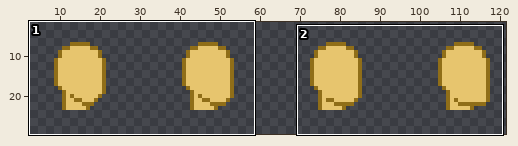
A sprite sheet gets an edit: core/assets/player/spritesheets/head/jaws.png. Above: a wide view before the commit, with the close-up outlined.
Close-up. Before the edit:
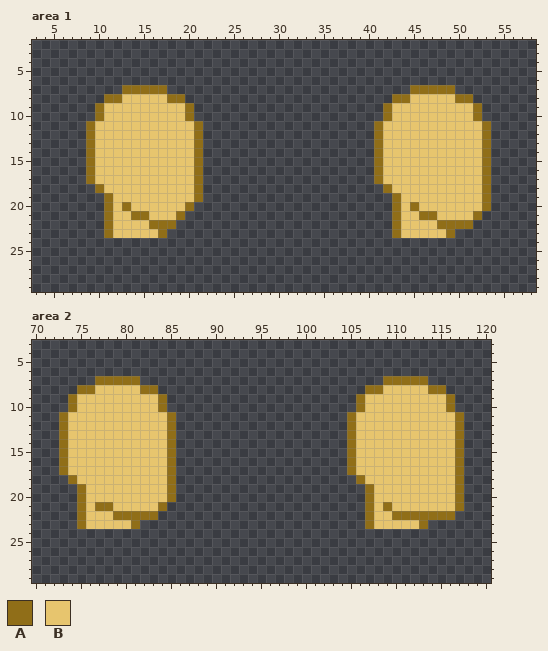
The file is 128x32 pixels. Shown: area 1: x 3..58, y 2..29; area 2: x 70..120, y 3..29. The wide view leaves out empty margins.
Palette (. is transparent): A #906e18  B #e7c56e
Once edited:
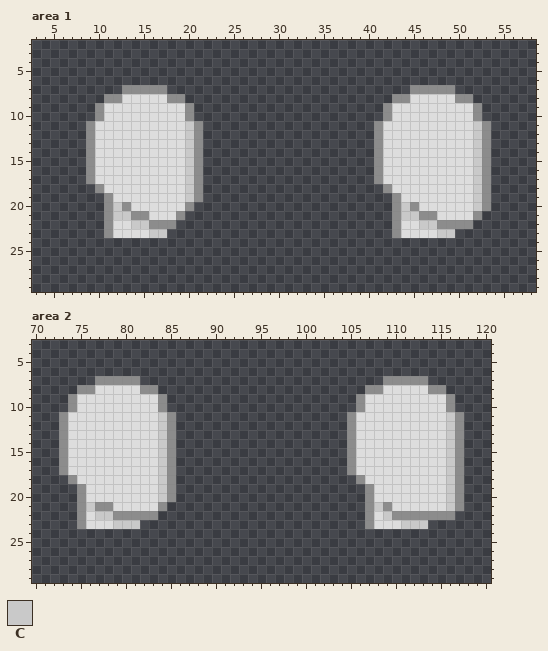
Colours new in this view: C #c9c9c9
What changed:
@@ palette @@
-A #906e18
+A #8c8c8c
-B #e7c56e
+B #dddddd
--- area 1
@@ x 3..58 @@
 10 .......ABBBBBBBBBA.....................ABBBBBBBBBA......
-11 ......ABBBBBBBBBBBA...................ABBBBBBBBBBBA.....
-12 ......ABBBBBBBBBBBA...................ABBBBBBBBBBBA.....
-13 ......ABBBBBBBBBBBA...................ABBBBBBBBBBBA.....
-14 ......ABBBBBBBBBBBA...................ABBBBBBBBBBBA.....
-15 ......ABBBBBBBBBBBA...................ABBBBBBBBBBBA.....
-16 ......ABBBBBBBBBBBA...................ABBBBBBBBBBBA.....
-17 ......ABBBBBBBBBBBA...................ABBBBBBBBBBBA.....
-18 .......ABBBBBBBBBBA....................ABBBBBBBBBBA.....
-19 ........ABBBBBBBBBA.....................ABBBBBBBBBA.....
-20 ........ABABBBBBBA......................ABABBBBBBBA.....
-21 ........ABBAABBBA.......................ABBAABBBBA......
-22 ........ABBBBAAA........................ABBBBAAAA.......
-23 ........ABBBBBA.........................ABBBBBA.........
+11 ......ABBBBBBBBBBCA...................ABBBBBBBBBBCA.....
+12 ......ABBBBBBBBBBCA...................ABBBBBBBBBBCA.....
+13 ......ABBBBBBBBBBCA...................ABBBBBBBBBBCA.....
+14 ......ABBBBBBBBBBCA...................ABBBBBBBBBBCA.....
+15 ......ABBBBBBBBBBCA...................ABBBBBBBBBBCA.....
+16 ......ABBBBBBBBBBCA...................ABBBBBBBBBBCA.....
+17 ......ABBBBBBBBBBCA...................ABBBBBBBBBBCA.....
+18 .......ABBBBBBBBBCA....................ABBBBBBBBBCA.....
+19 ........ABBBBBBBBCA.....................ABBBBBBBBCA.....
+20 ........ACABBBBBBA......................ACABBBBBBCA.....
+21 ........ACCAABBBA.......................ACCAABBBBA......
+22 ........ABBCCAAA........................ABBCCAAAA.......
+23 ........ABBBBCC.........................ABBBBCC.........
 24 ........................................................
--- area 2
@@ x 70..120 @@
 10 ....ABBBBBBBBBA.....................ABBBBBBBBBA....
-11 ...ABBBBBBBBBBBA...................ABBBBBBBBBBBA...
-12 ...ABBBBBBBBBBBA...................ABBBBBBBBBBBA...
-13 ...ABBBBBBBBBBBA...................ABBBBBBBBBBBA...
-14 ...ABBBBBBBBBBBA...................ABBBBBBBBBBBA...
-15 ...ABBBBBBBBBBBA...................ABBBBBBBBBBBA...
-16 ...ABBBBBBBBBBBA...................ABBBBBBBBBBBA...
-17 ...ABBBBBBBBBBBA...................ABBBBBBBBBBBA...
-18 ....ABBBBBBBBBBA....................ABBBBBBBBBBA...
-19 .....ABBBBBBBBBA.....................ABBBBBBBBBA...
-20 .....ABBBBBBBBBA.....................ABBBBBBBBBA...
-21 .....ABAABBBBBA......................ABABBBBBBBA...
-22 .....ABBBAAAAA.......................ABBAAAAAAA....
-23 .....ABBBBBA.........................ABBBBBA.......
+11 ...ABBBBBBBBBBCA...................ABBBBBBBBBBCA...
+12 ...ABBBBBBBBBBCA...................ABBBBBBBBBBCA...
+13 ...ABBBBBBBBBBCA...................ABBBBBBBBBBCA...
+14 ...ABBBBBBBBBBCA...................ABBBBBBBBBBCA...
+15 ...ABBBBBBBBBBCA...................ABBBBBBBBBBCA...
+16 ...ABBBBBBBBBBCA...................ABBBBBBBBBBCA...
+17 ...ABBBBBBBBBBCA...................ABBBBBBBBBBCA...
+18 ....ABBBBBBBBBCA....................ABBBBBBBBBCA...
+19 .....ABBBBBBBBCA.....................ABBBBBBBBCA...
+20 .....ABBBBBBBBCA.....................ABBBBBBBBCA...
+21 .....ACAABBBBBA......................ACABBBBBBCA...
+22 .....ABCCAAAAA.......................ABCAAAAAAA....
+23 .....ABBBCCC.........................ABBBCCC.......
 24 ...................................................
